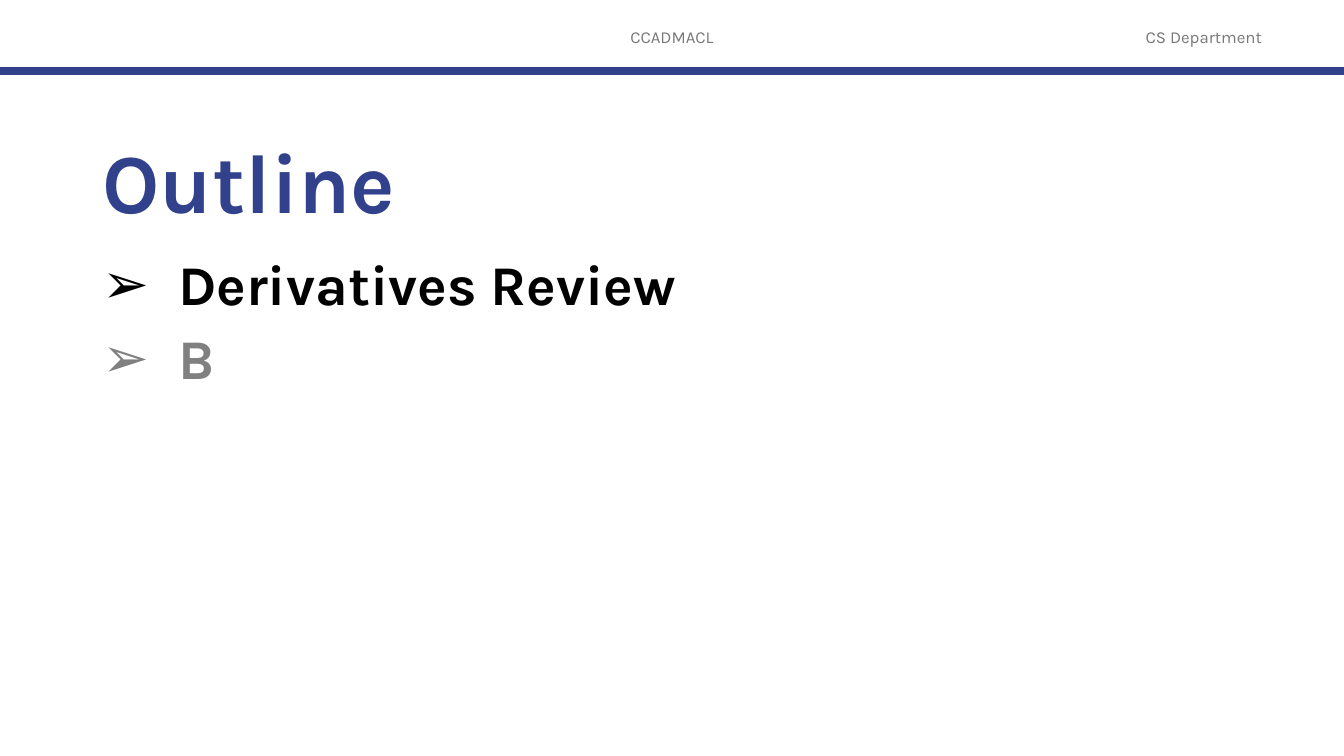
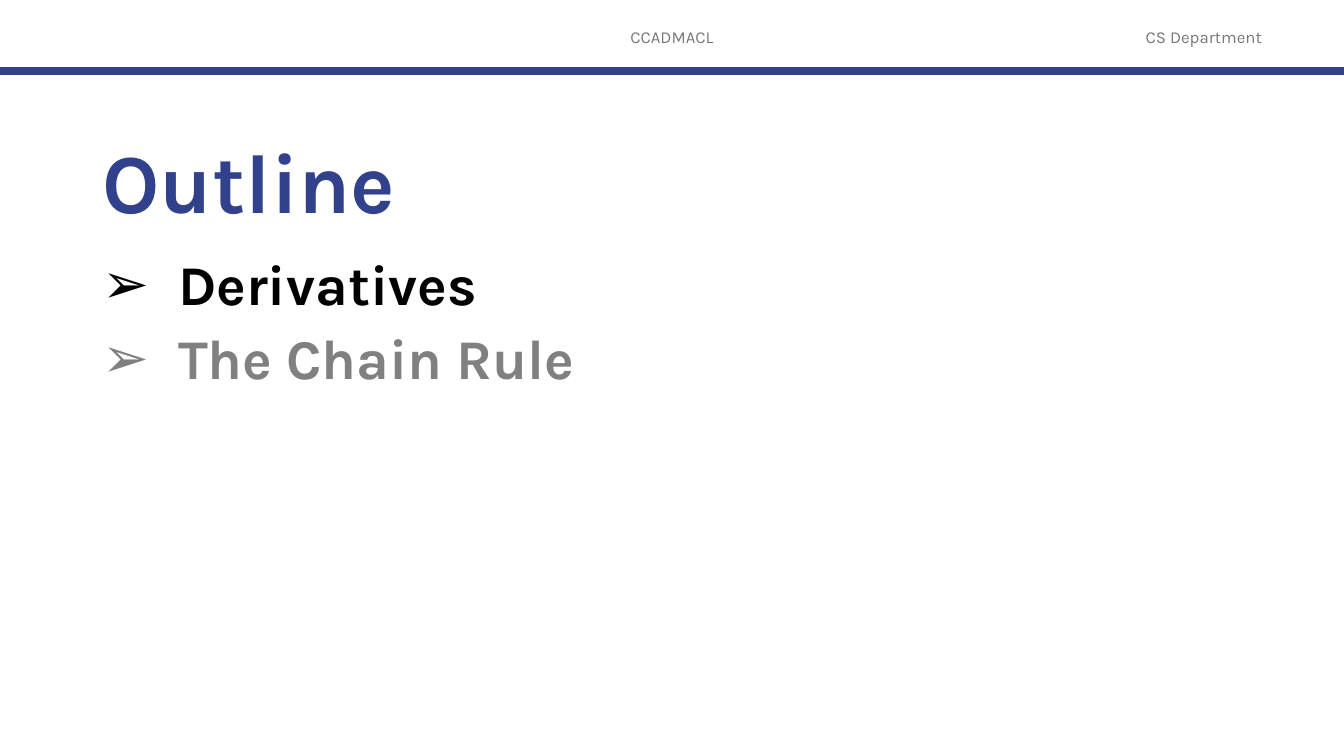
Before and after one commit to robitussin/CCDEPLRL, a slide deck: slide 2 of 2 - Training Neural Networks/The Chain Rule.pptx. Drawn at 1344x756 pixels with LibreOffice and Linux fonts; fonts in the diff are those of the drawing; background and template pictures are left out. Boxes give left, top, right and bottom in pixels: in the first picture for what was removed or moved away, otherwise in the second. Text is boxed around its words. In the diff, an @@ line names an element or a change of style, - is before the commit and + after.

```diff
--- a/2 - Training Neural Networks/The Chain Rule.pptx
+++ b/2 - Training Neural Networks/The Chain Rule.pptx
@@ text at (178,265,575,380): text changed; text colour #000000 to #808080 @@
-➢ Derivatives Review
-➢ B
+➢ Derivatives
+➢ The Chain Rule
```
Also in this commit, not shown: 1 slide added, 1 slide removed, 1 other file.
